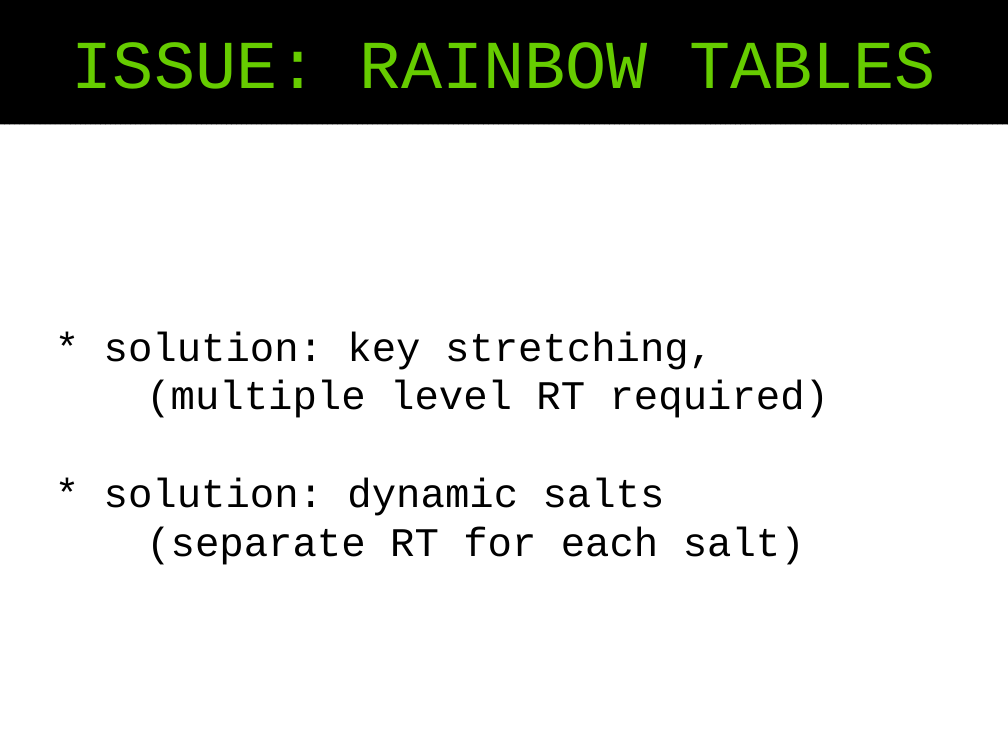
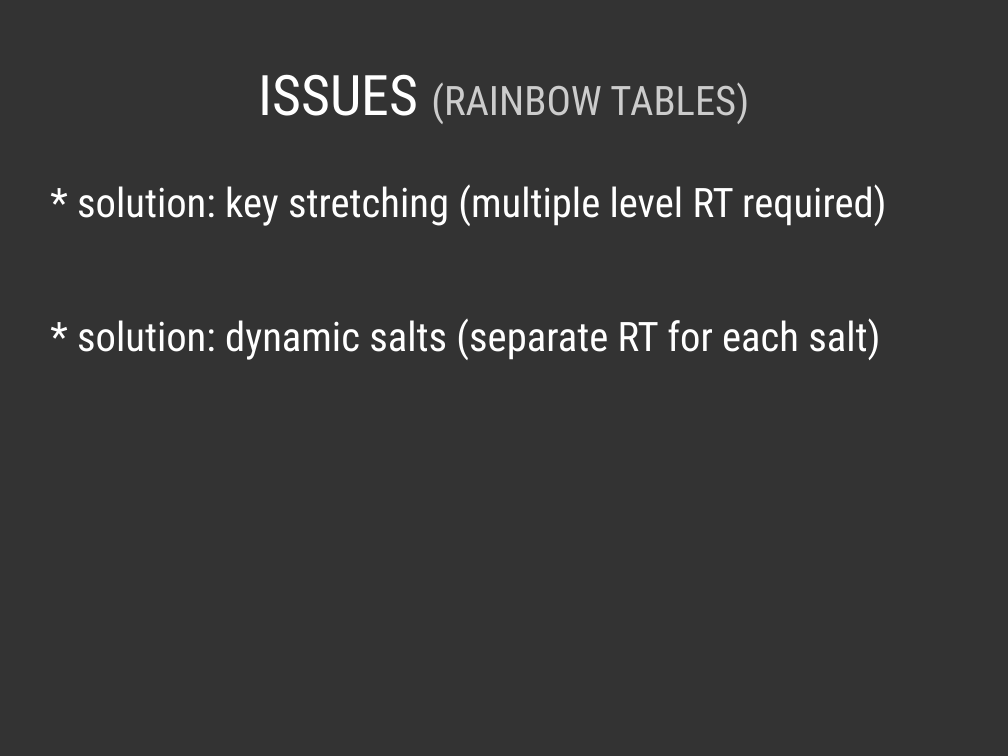
Before and after one commit to pjackowski/presentations, a slide deck: slide 14 of 04-password-security/04-password-security-slides-friday-lolz-02.odp. Drawn at 1008x756 pixels with LibreOffice and Linux fonts; fonts in the diff are those of the drawing. Boxes give left, top, right and bottom in pixels: in the first picture for what was removed or moved away, otherwise in the second. Text is boxed around its words. In the diff, an @@ line names an element or a change of style, - is before the commit and + after.

```diff
--- a/04-password-security/04-password-security-slides-friday-lolz-02.odp
+++ b/04-password-security/04-password-security-slides-friday-lolz-02.odp
@@ background #FFFFFF to #333333 @@
@@ title "ISSUES (RAINBOW TABLES)": place and size @@
-title "ISSUES (RAINBOW TABLES)" at (0,0,1008,124)
+title "ISSUES (RAINBOW TABLES)" at (258,74,749,124)
@@ title "ISSUES (RAINBOW TABLES)" at (258,74,749,124): fill pattern #000000 on #000000 to none @@
@@ title at (258,74,749,124): text changed; size 54 to 32 pt; font Courier New to Roboto Condensed; text colour #66CC00 to #CCCCCC @@
-ISSUE: RAINBOW TABLES
+ISSUES (RAINBOW TABLES)
@@ text "* solution: key stretching (multiple ..." at (77,184,886,360): vertical alignment middle to top @@
@@ text at (77,184,886,360): text changed; font Courier New to Roboto Condensed; text colour #000000 to #FFFFFF @@
-* solution: key stretching,
-(multiple level RT required)
-* solution: dynamic salts
-(separate RT for each salt)
+* solution: key stretching (multiple level RT required)
+* solution: dynamic salts (separate RT for each salt)
```
Also in this commit, not shown: 45 other slides changed, 7 slides added, 2 slides removed, 5 other files.
